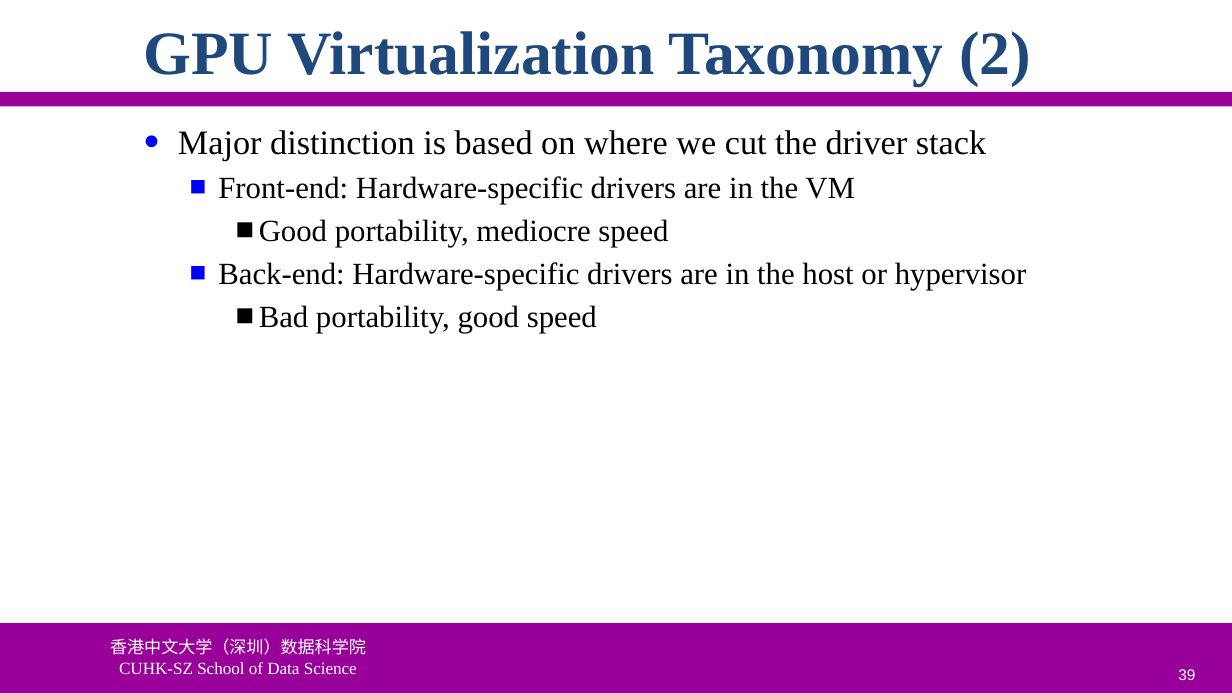
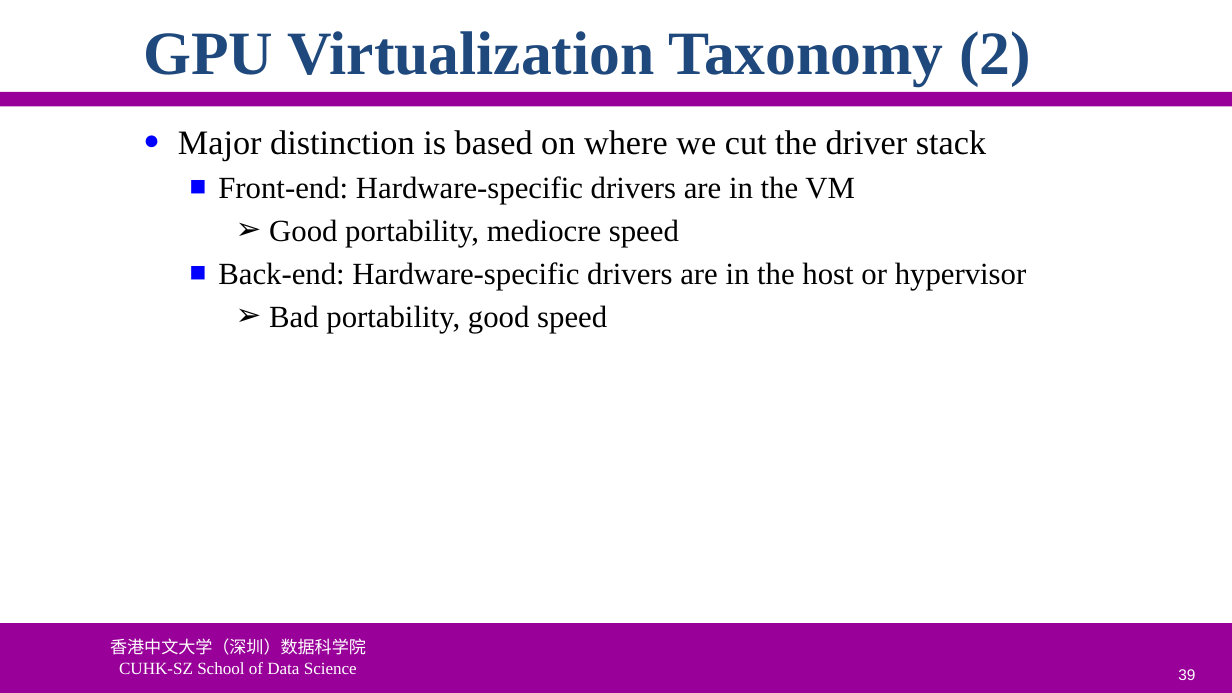
Before and after one commit to ychung1103/ychung1103.github.io, a slide deck: slide 39 of Slides/CSC6103/VT-08 GPU Virtualization.pptx. Drawn at 1232x693 pixels with LibreOffice and Linux fonts; fonts in the diff are those of the drawing; background and template pictures are left out. Boxes give left, top, right and bottom in pixels: in the first picture for what was removed or moved away, otherwise in the second. Text is boxed around its words. In the diff, an @@ line names an element or a change of style, - is before the commit and + after.

```diff
--- a/Slides/CSC6103/VT-08 GPU Virtualization.pptx
+++ b/Slides/CSC6103/VT-08 GPU Virtualization.pptx
@@ text at bbox=[269, 219, 679, 333]: bullet ■ to ➢ @@
```
Also in this commit, not shown: 4 other slides changed, 2 other files.
